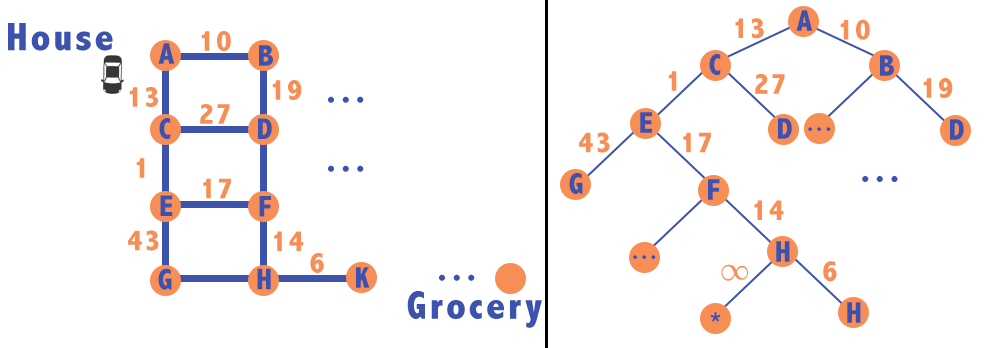
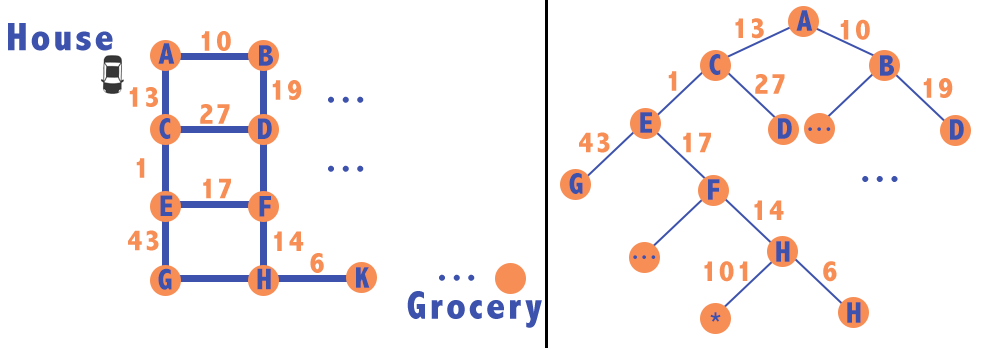
Two versions of the same layered image (986px x 348px). Layer-by-layer changes:
renamed "∞" to "101", moved it above "14", painted on it over [704, 261, 748, 282]
